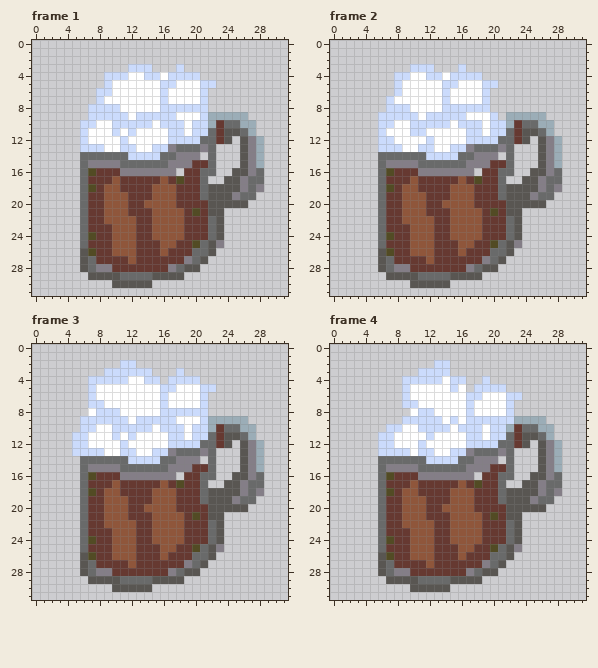
File history of a animated GIF sprite, core/ui/assets/ireland/drink.gif. The picture above is the old version.
The file is 32x32 pixels, 4 frames. Shown: frame 1, frame 2, frame 3, frame 4.
The same view after the edit:
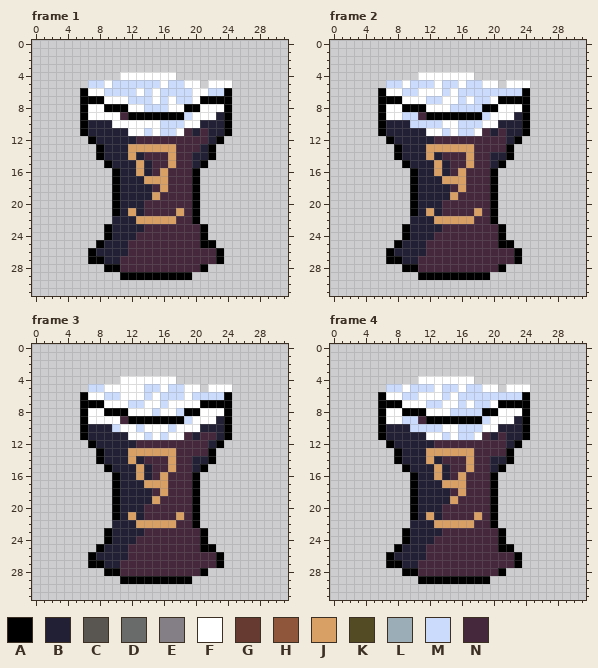
Palette (. is transparent): A #000000  B #222034  C #595652  D #696a6a  E #847e87  F #ffffff  G #663931  H #8f563b  J #d9a066  K #524b24  L #9badb7  M #cbdbfc  N #45283c
What changed:
Changed rows in their new state; - is an unchanged pixel.
Frame 1:
first column x 6:
 3 ------...---.----------
 4 ---..F--FF-F...--------
 5 -MMFMMMMMMF-M--.FFF----
 6 AFF-MMM-M--MMM-FMMA----
 7 AAA---MMM---MM-AAAA----
 8 AFFAAA--MM-FFAAFFFA----
 9 AFFFFNAAAAAAAM-FFBA..--
10 ABBBFFFFF-----FBBBA...-
11 ABBBBBF-M-M-FNBNBBA...-
12 .ABBBBBNNNNNNNNNBA.-...
13 ..ABBBJJJJJJNNNBA---...
14 ..ABBBJBNNNJNNBBA---...
15 ...ABBBJBNNJNNBA.---...
16 ....ABBJBNJNNNA..--....
17 ....ABBBJJJNNNA.--.....
18 ....ABBBBNJNNNA........
19 ....ABBBBJNNNNA.......-
20 ....ABBBNNNNNNA......--
21 ....ABJBNNNNJNA...-----
22 ....BBBJJJJJNNA...-----
23 ...ABBBBNNNNNNNA..-----
24 ...ABBBNNNNNNNNA..-----
25 ..ABBBNNNNNNNNNAA.-----
26 .ABBBBNNNNNNNNNNNA-----
27 .AABBNNNNNNNNNNNNA-----
28 ...AANNNNNNNNNNA-------
29 -....AAAAAAAAA---------
30 ----.....--------------
Frame 2:
first column x 6:
 3 ----...---.------------
 4 --...-FF-FFF.----------
 5 -M--MMM----MMFF-FFF----
 6 AFFMM-----MMM-MMMMA----
 7 AAA---MMF-M-M-FAAAA----
 8 AFFAAA--F----AAFFFA----
 9 AFF--NAAAAAAAMFFFBA..--
10 ABBB----F-----FBBBA...-
11 ABBBBB--M-M-FNBNBBA...-
12 .ABBBBBNNNNNNNNNBA.-...
13 ..ABBBJJJJJJNNNNA---...
14 ..ABBBJBNNNJNNBBA---...
15 ...ABBBJBNNJNNBA.---...
16 ....ABBJBNJNNNA..--....
17 ....ABBBJJJNNNA.--.....
18 ....ABBBBNJNNNA........
19 ....ABBBBJNNNNA.......-
20 ....ABBBNNNNNNA......--
21 ....ABJBNNNNJNA...-----
22 ....BBBJJJJJNNA...-----
23 ...ABBBBNNNNNNNA..-----
24 ...ABBBNNNNNNNNA..-----
25 ..ABBBNNNNNNNNNAA.-----
26 .ABBBBNNNNNNNNNNNA-----
27 .AABBNNNNNNNNNNNNA-----
28 ...AANNNNNNNNNNA-------
29 -....AAAAAAAAA---------
30 ----.....--------------
Frame 3:
first column x 5:
 2 ------..----------------
 3 ----......---.----------
 4 --....F--FFFF...--------
 5 ---M-----MMF-M--.FFF----
 6 -AF-MM---M--MM-M-MMA----
 7 -AAA---MM-------AAAA----
 8 -A-FAAA---MFF-AAFFFA----
 9 -AFFFFNAAAAAAAM-FFBA..--
10 -ABBB-FF-F-F-F-FBBBA...-
11 .ABBBBBF-M-MFFNBNNBA...-
12 ..ABBBBBNNNNNNNNNBA.-...
13 ...ABBBJJJJJJNNNNA---...
14 -..ABBBJBNNNJNNBBA---...
15 -...ABBBJBNNJNNBA.---...
16 -....ABBJBNJNNNA..--....
17 -....ABBBJJJNNNA.--.....
18 -....ABBBBNJNNNA........
19 -....ABBBBJNNNNA.......-
20 -....ABBBNNNNNNA......--
21 -....ABJBNNNNJNA...-----
22 -....BBBJJJJJNNA...-----
23 -...ABBBBNNNNNNNA..-----
24 -...ABBBNNNNNNNNA..-----
25 -..ABBBNNNNNNNNNAA.-----
26 -.ABBBBNNNNNNNNNNNA-----
27 -.AABBNNNNNNNNNNNNA-----
28 -...AANNNNNNNNNNA-------
29 --....AAAAAAAAA---------
30 -----.....--------------
Frame 4:
first column x 6:
 2 -------..--------------
 3 -----....--------------
 4 ---..FFF-FFF-.---------
 5 -MMFMMM-M--M-FF.FFF----
 6 AFF-M---M-M--MMM--A----
 7 AAAFF-MM--MFMM-AAAA----
 8 AFFAAAF--MM-MAA-FFA----
 9 AFF--NAAAAAAA-FFFBA..--
10 ABBBM---F-----FBBBA...-
11 ABBBBBF-M-M-FNBNBBA...-
12 .ABBBBBNNNNNNNNNBA.-...
13 ..ABBBJJJJJJNNNNA---...
14 ..ABBBJBNNNJNNBBA---...
15 ...ABBBJBNNJNNBA.---...
16 ....ABBJBNJNNNA..--....
17 ....ABBBJJJNNNA.--.....
18 ....ABBBBNJNNNA........
19 ....ABBBBJNNNNA.......-
20 ....ABBBNNNNNNA......--
21 ....ABJBNNNNJNA...-----
22 ....BBBJJJJJNNA...-----
23 ...ABBBBNNNNNNNA..-----
24 ...ABBBNNNNNNNNA..-----
25 ..ABBBNNNNNNNNNAA.-----
26 .ABBBBNNNNNNNNNNNA-----
27 .AABBNNNNNNNNNNNNA-----
28 ...AANNNNNNNNNNA-------
29 -....AAAAAAAAA---------
30 ----.....--------------
Pixel boxes of the changes (left, top, right, bottom) in both pictures:
changed: (80, 64, 264, 288)
changed: (378, 64, 562, 288)
changed: (72, 360, 264, 592)
changed: (378, 360, 562, 592)
